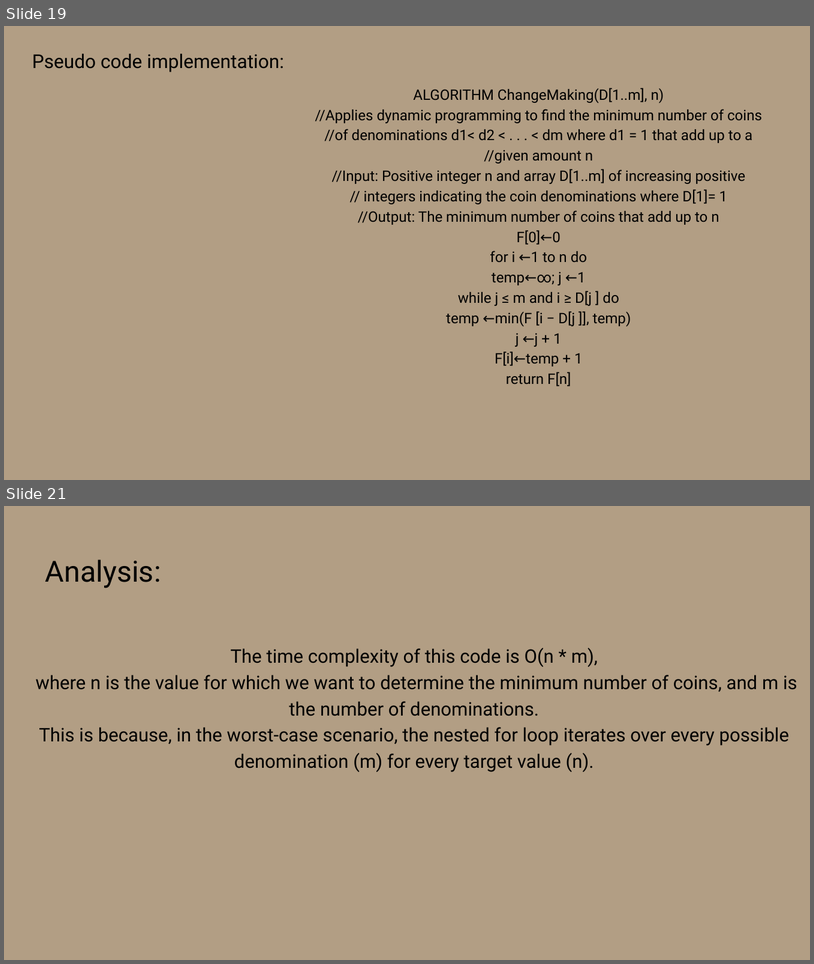
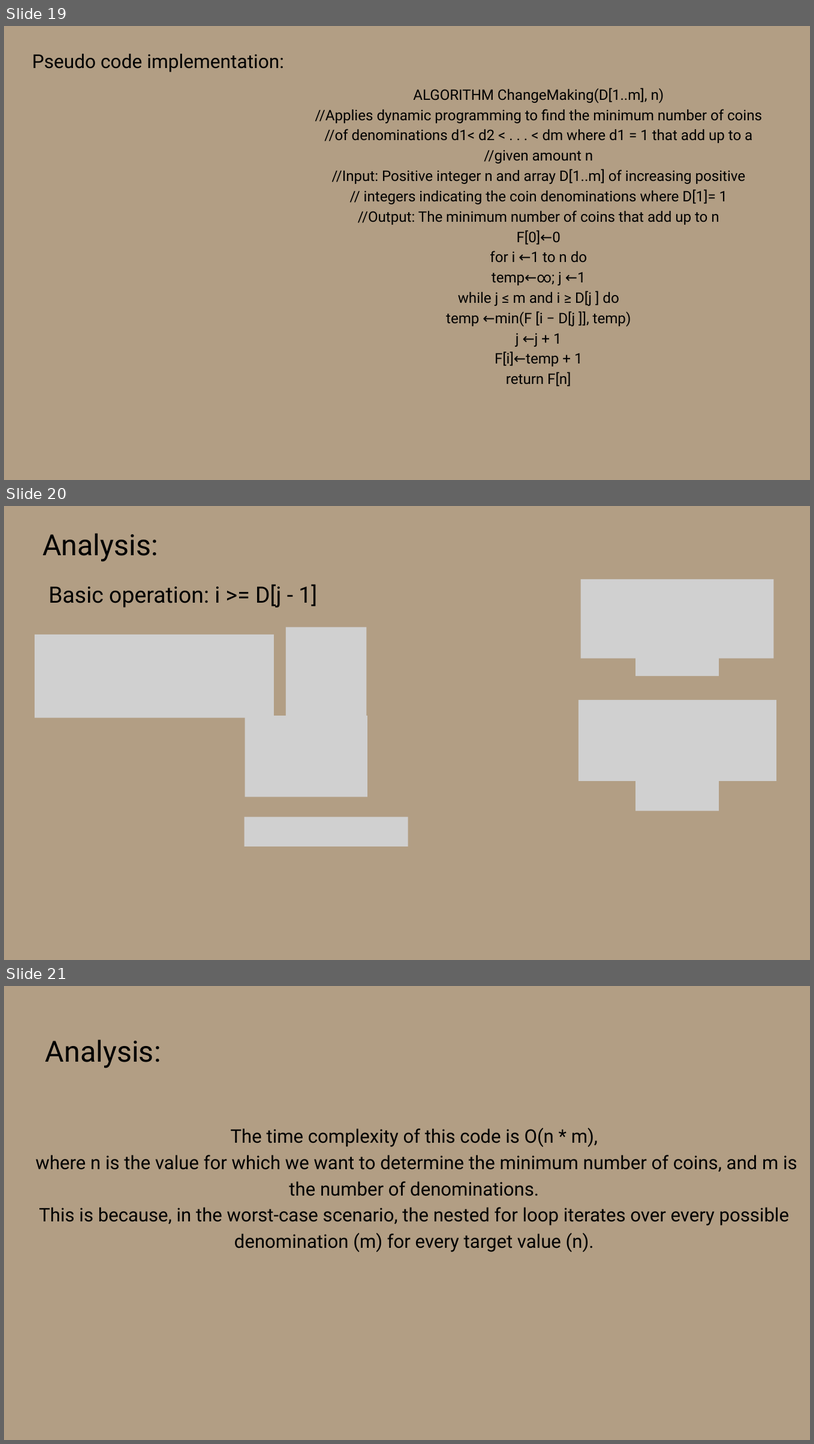
Before and after one commit to AhmedMostafaa74/Algorithm_Project, a slide deck: Coin Change.pptx. Shown one above the other, each under a label of ours: slides 19 and 21 before the commit, slides 19, 20 and 21 after it; the slides between them are not shown. The pictures are 814x964 and 814x1444 pixels, drawn with LibreOffice and Linux fonts; fonts in the diff are those of the drawing; grey boxes stand for pictures. Boxes give left, top, right and bottom in pixels: in the first picture for what was removed or moved away, otherwise in the second. Text is boxed around its words. In the diff, an @@ line names an element or a change of style, - is before the commit and + after.

```diff
--- a/Coin Change.pptx
+++ b/Coin Change.pptx
@@ slide 20 added at (x1=4, y1=506, x2=810, y2=960), background #B29E84 @@
@@ text added at (x1=42, y1=533, x2=158, y2=562), 52 pt, text #000000 @@
+Analysis:
@@ text added at (x1=48, y1=584, x2=317, y2=607), 40.1 pt, text #000000 @@
+Basic operation: i >= D[j - 1]
@@ picture added at (x1=581, y1=579, x2=774, y2=658) @@
@@ picture added at (x1=286, y1=627, x2=366, y2=718) @@
@@ picture added at (x1=35, y1=634, x2=274, y2=718) @@
@@ picture added at (x1=636, y1=646, x2=719, y2=676) @@
@@ picture added at (x1=579, y1=700, x2=777, y2=781) @@
@@ picture added at (x1=245, y1=715, x2=368, y2=797) @@
@@ picture added at (x1=636, y1=777, x2=719, y2=810) @@
@@ picture added at (x1=245, y1=816, x2=408, y2=846) @@
```
Also in this commit, not shown: 1 slide removed.
